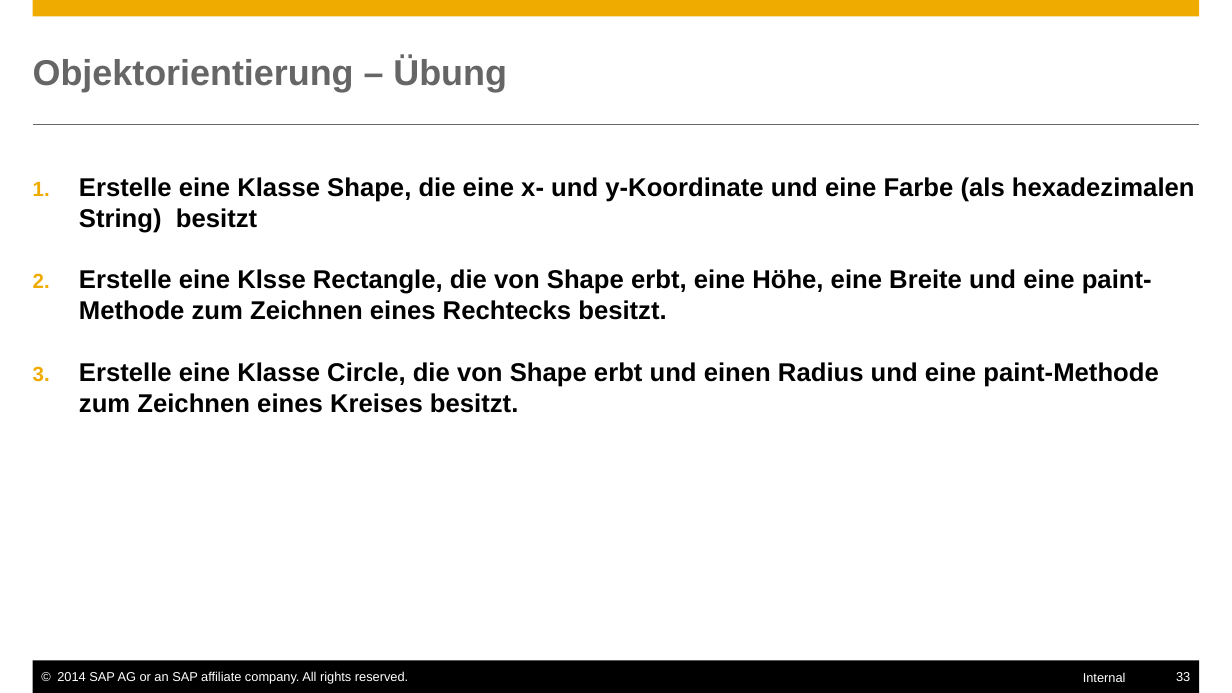
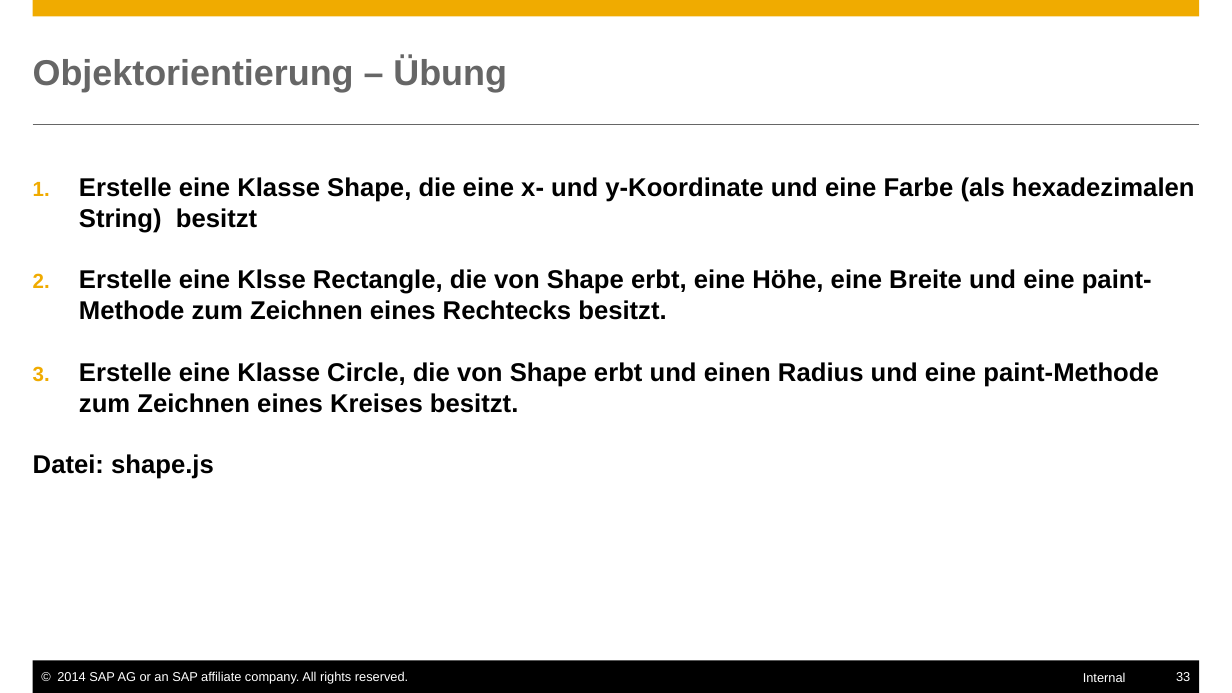
Before and after one commit to ofrendo/JSCrossCourse, a slide deck: slide 33 of JSCrosscourse.pptx. Drawn at 1232x693 pixels with LibreOffice and Linux fonts; fonts in the diff are those of the drawing. Boxes give left, top, right and bottom in pixels: in the first picture for what was removed or moved away, otherwise in the second. Text is boxed around its words. In the diff, an @@ line names an element or a change of style, - is before the commit and + after.

```diff
--- a/JSCrosscourse.pptx
+++ b/JSCrosscourse.pptx
@@ text at (33,454,214,479): paragraph added @@
+Datei: shape.js
```
Also in this commit, not shown: 2 other slides changed.
